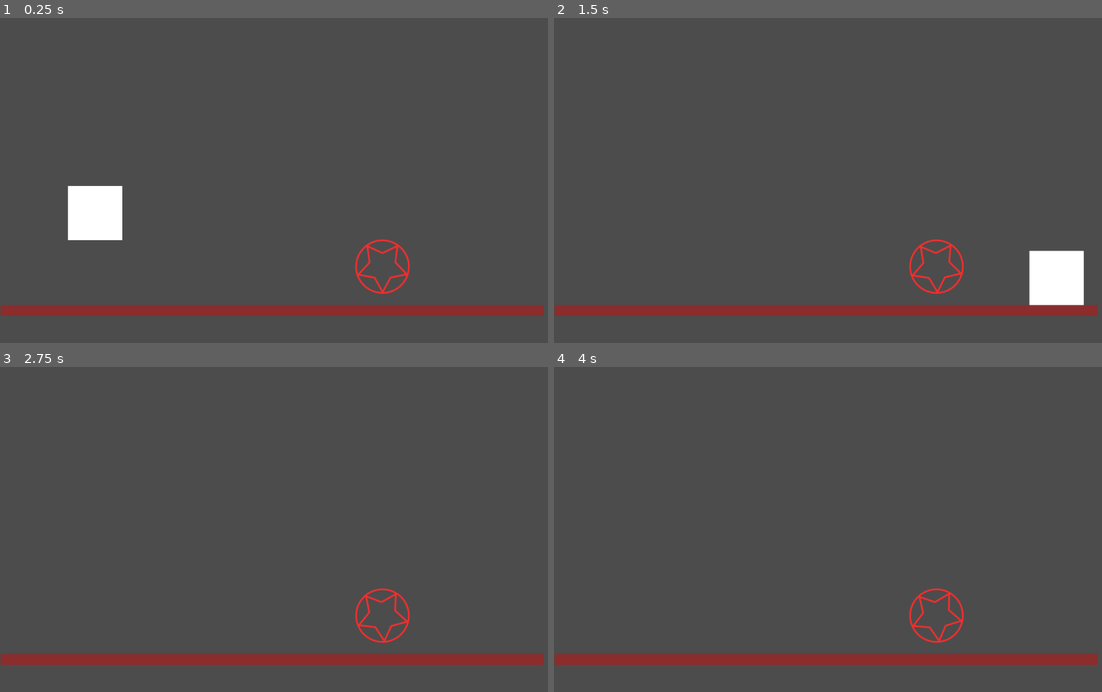
Above: before the commit, frames 1-4 (two rows, left to right).
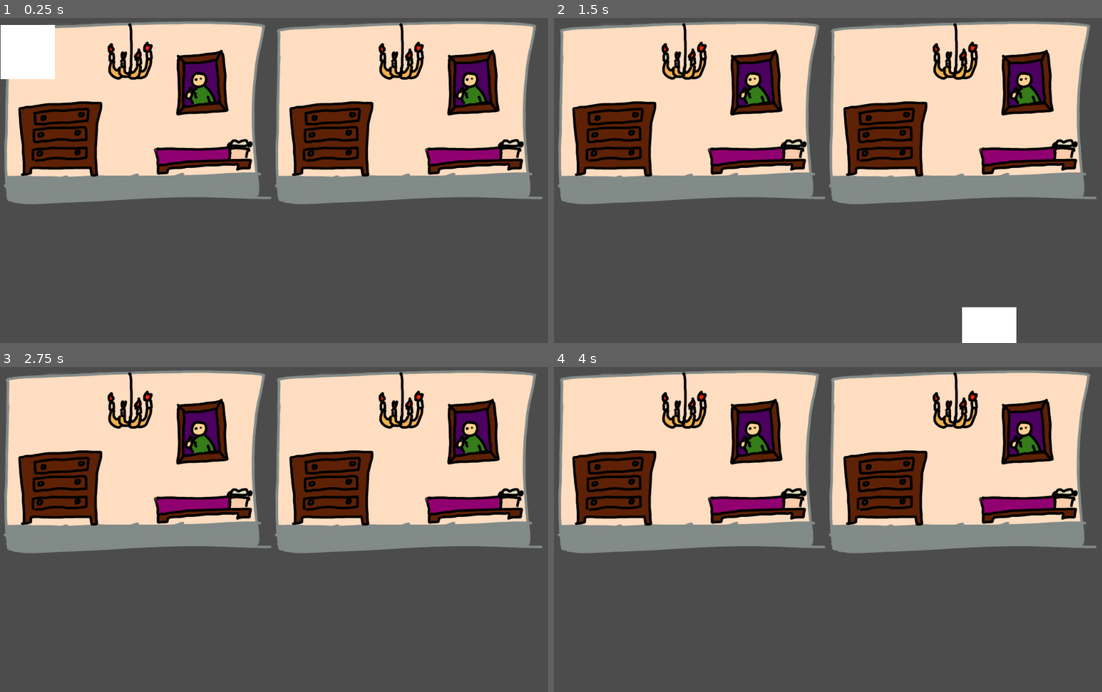
Above: after the commit, the same moments.

Repository: davesilva/ludum-dare-55
Game: Godot game, scene res://project/House/House.tscn
Same seed, same stepped clock (60 frames per second), same inputs: the game is played once before the commit and once after it. Before the commit the project starts from res://project/tests/summoning_test_room.tscn.
Inputs (mouse positions are in pixels of both pictures, inside the frame that each line leads up to):
- Up to frame 1 (0.25 s): no input
- Up to frame 2 (1.5 s): tap Enter at 0.5 s; move the mouse to (954, 164) at 0.52 s; hold D (standard_move_right) 0.53-1.28 s; tap W (primary_action) at 0.6 s; click (954, 164) at 0.67 s; move the mouse to (718, 196) at 1.27 s; hold F (juice_press_test_feedback) from 1.28 s (still down); tap = (test_overlay_add) at 1.35 s
- Up to frame 3 (2.75 s): tap Space at 2 s; move the mouse to (334, 458) at 2.02 s; release F (juice_press_test_feedback) at 2.03 s; hold D (standard_move_right) from 2.03 s (still down); hold - (test_overlay_dismiss) from 2.03 s (still down)
- Up to frame 4 (4 s): tap Enter at 2.75 s; move the mouse to (806, 594) at 2.77 s; release D (standard_move_right) at 2.78 s; release - (test_overlay_dismiss) at 2.78 s; hold Up (ui_up) 2.78-3.53 s; tap Backspace (test_overlay_dismiss_all) at 2.85 s; click (806, 594) at 2.92 s; tap Space at 3.5 s; move the mouse to (997, 578) at 3.52 s; hold A (standard_move_left) from 3.53 s (still down); tap W (primary_action) at 3.6 s

The runs differ from the first frame. In frame 1, 55% of the frame differs, in the area x 0-100%, y 1-92%; in frame 2, 56%, in the area x 0-100%, y 1-100%; in frame 3, 54%; in frame 4, 54%.

Commit message:
Add House scene with multiple rooms

Diff:
--- a/project.godot
+++ b/project.godot
@@ -351,7 +351,7 @@
 [application]
 
 config/name="Ludum Dare 55"
-run/main_scene="res://project/tests/summoning_test_room.tscn"
+run/main_scene="res://project/House/House.tscn"
 config/icon="res://defaults/icon.png"
 
 [autoload]
--- a/project/Ghost/Ghost.tscn
+++ b/project/Ghost/Ghost.tscn
@@ -3,7 +3,7 @@
 [ext_resource path="res://project/Ghost/ghost.png" type="Texture" id=1]
 [ext_resource path="res://project/Ghost/Ghost.gd" type="Script" id=2]
 
-[node name="Node2D" type="Node2D"]
+[node name="Ghost" type="Node2D"]
 script = ExtResource( 2 )
 movement_speed = 3.0
 
--- /dev/null
+++ b/project/House/House.tscn
@@ -0,0 +1,14 @@
+[gd_scene load_steps=3 format=2]
+
+[ext_resource path="res://project/spooky_room/spooky_room.tscn" type="PackedScene" id=1]
+[ext_resource path="res://project/player_character/player_character_root.tscn" type="PackedScene" id=2]
+
+[node name="House" type="Node2D"]
+
+[node name="Bedroom" parent="." instance=ExtResource( 1 )]
+
+[node name="Kitchen" parent="." instance=ExtResource( 1 )]
+position = Vector2( 500, 0 )
+
+[node name="PlayerCharacterRoot" parent="." instance=ExtResource( 2 )]
+position = Vector2( 51, -41 )
